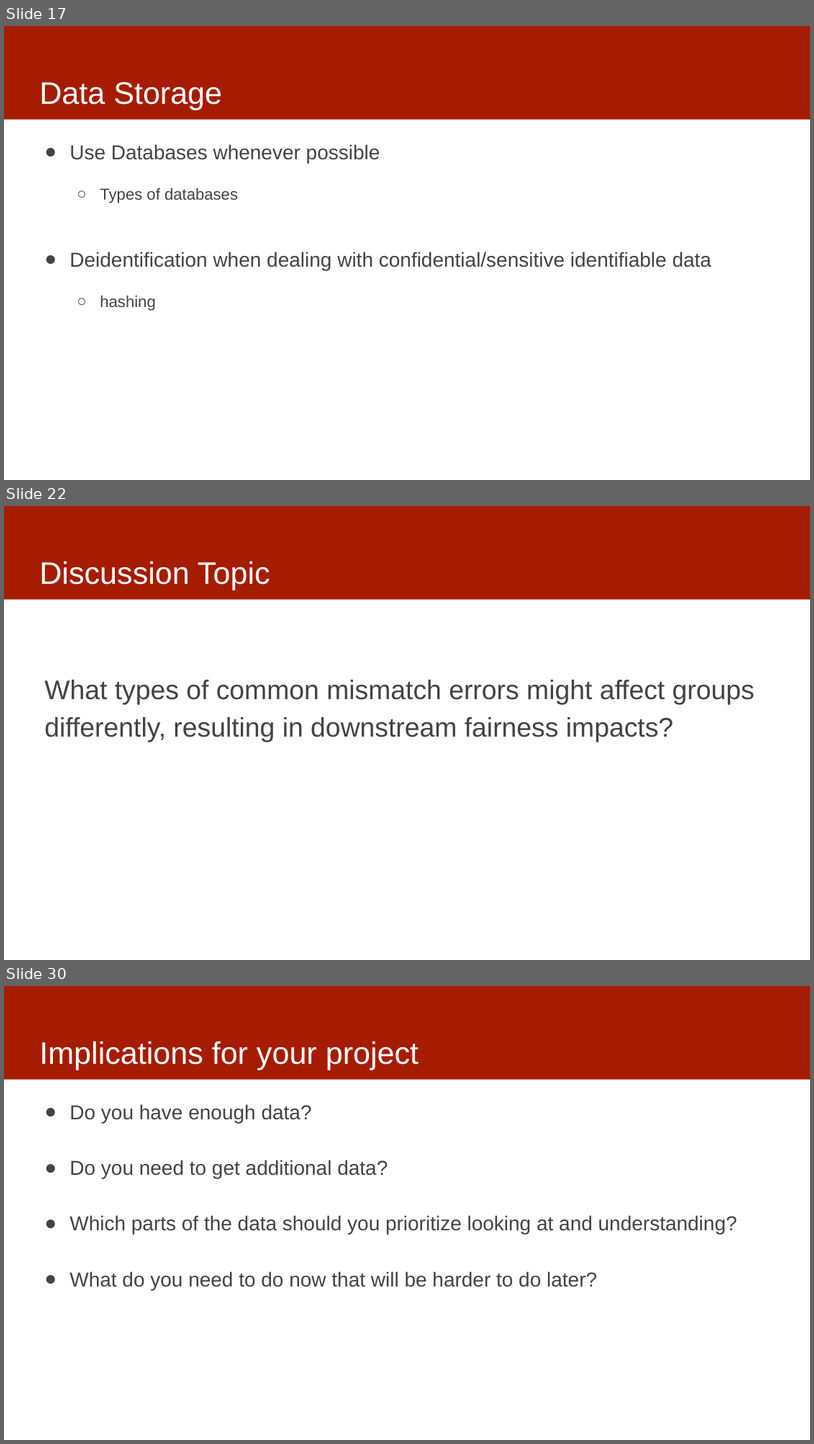
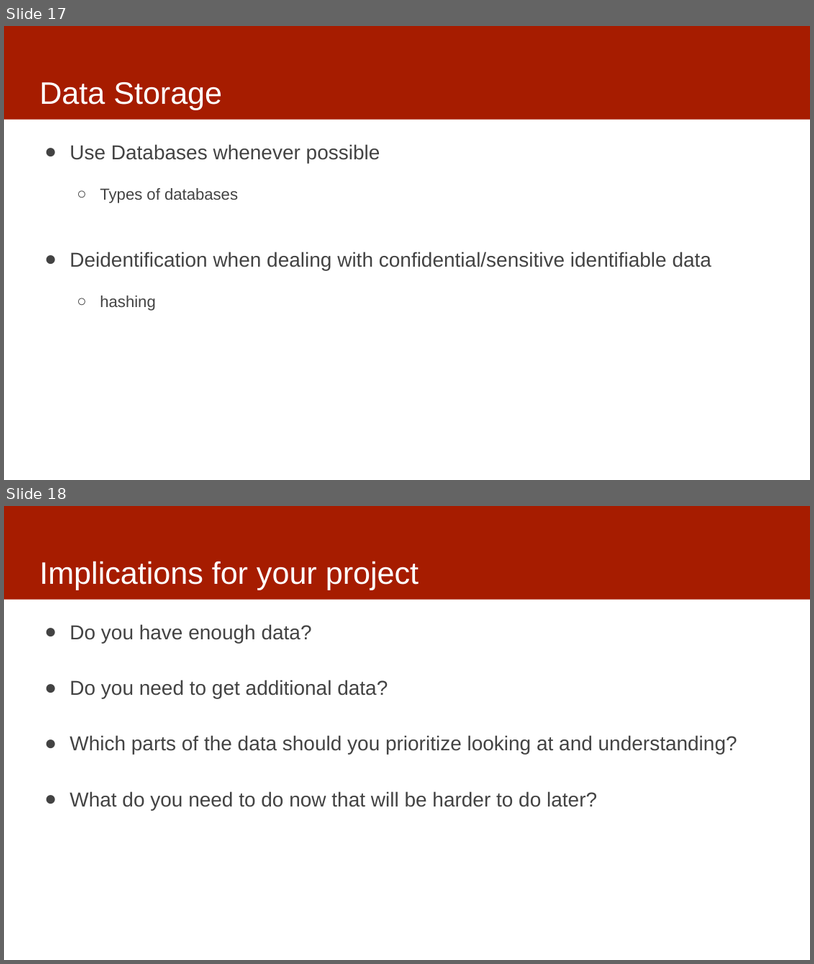
Before and after one commit to dssg/mlforpublicpolicylab, a slide deck: Lectures/04-data.pptx. Shown one above the other, each under a label of ours: slides 17, 22 and 30 before the commit, slides 17 and 18 after it; the slides between them are not shown. The pictures are 814x1444 and 814x964 pixels, drawn with LibreOffice and Linux fonts; fonts in the diff are those of the drawing. Boxes give left, top, right and bottom in pixels: in the first picture for what was removed or moved away, otherwise in the second. Text is boxed around its words. In the diff, an @@ line names an element or a change of style, - is before the commit and + after.

```diff
--- a/Lectures/04-data.pptx
+++ b/Lectures/04-data.pptx
@@ slide 22 removed at (4, 506, 810, 960), background #FFFFFF; not listed: 1 template element that a slide beside it also shows @@
@@ title removed at (39, 561, 270, 590) @@
-Discussion Topic
@@ text removed at (44, 680, 755, 741) @@
-What types of common mismatch errors might affect groups differently, resulting in downstream fairness impacts?
@@ what was slide 30 is now slide 18 @@
```
Also in this commit, not shown: 1 slide changed, 11 other slides removed, 2 other files.
